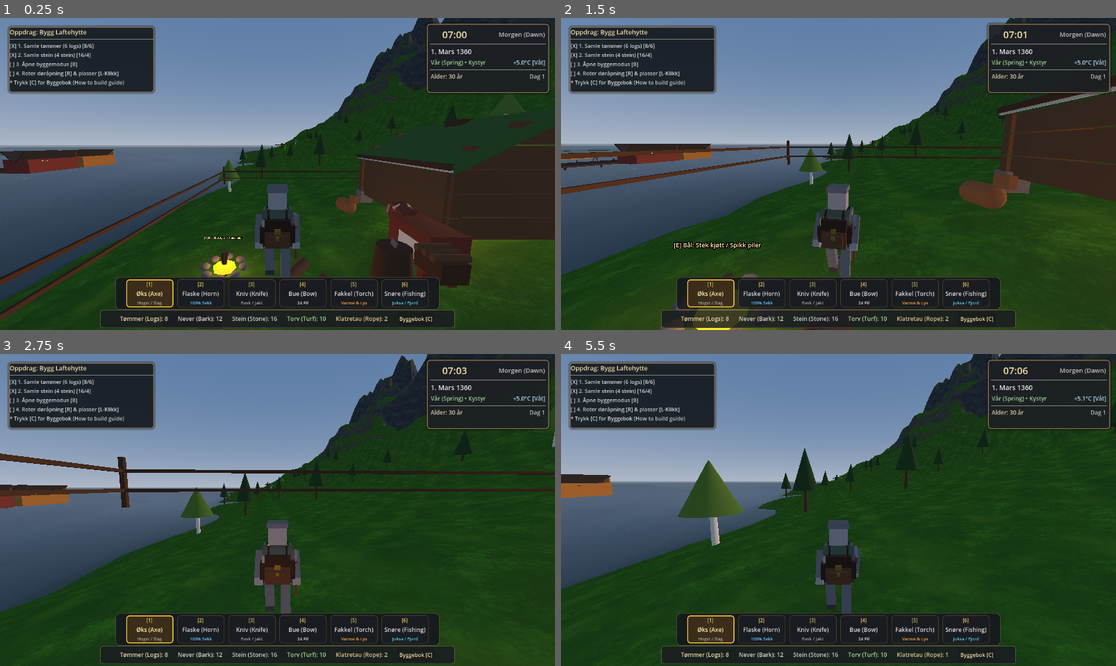
Above: before the commit, frames 1-4 (two rows, left to right).
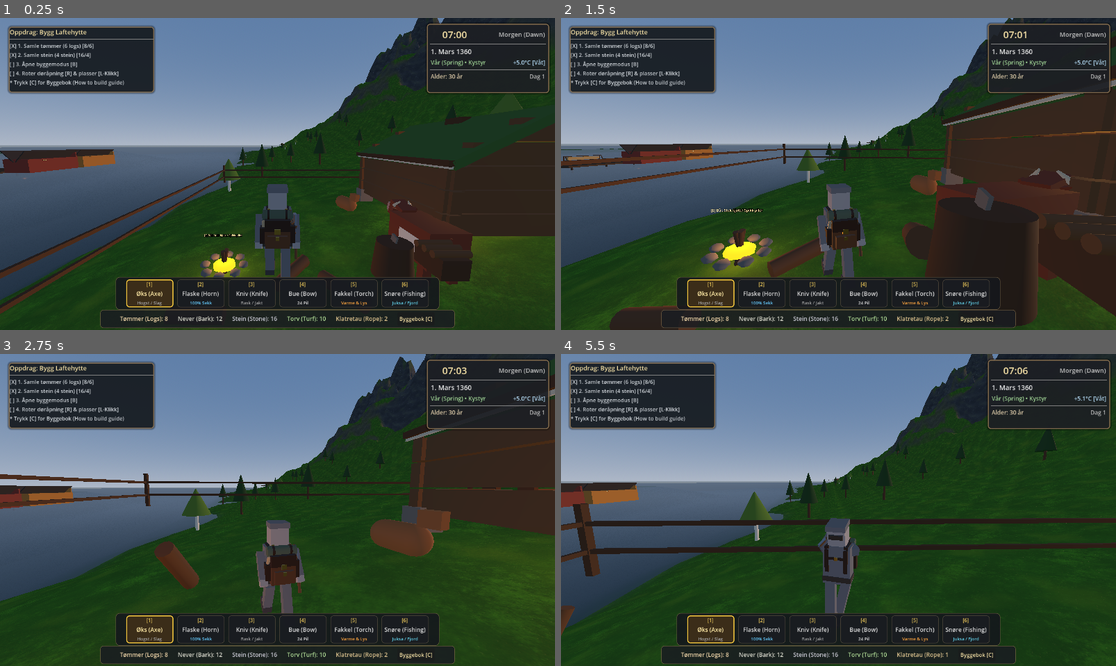
Above: after the commit, the same moments.

Repository: erlfas/medieval-bergen
Game: Godot game, scene res://scenes/main.tscn
Same seed, same stepped clock (60 frames per second), same inputs: the game is played once before the commit and once after it.
Inputs (mouse positions are in pixels of both pictures, inside the frame that each line leads up to):
- Up to frame 1 (0.25 s): no input
- Up to frame 2 (1.5 s): tap Enter at 0.5 s; move the mouse to (866, 174) at 0.52 s; hold Shift (sprint) 0.53-1.28 s; hold W (move_forward) from 0.53 s (still down); click (866, 174) at 0.67 s; tap Space (jump) at 0.77, 0.8, 1.07, 1.35 s; move the mouse to (810, 174) at 1.27 s
- Up to frame 3 (2.75 s): keep holding W (move_forward); tap Space (jump) at 1.52, 1.82, 2.3 s; tap Shift (sprint) at 1.55 s; move the mouse to (288, 503) at 2.02 s; hold Tab (cycle_piece_next) from 2.03 s (still down)
- Up to frame 4 (5.5 s): keep holding W (move_forward); move the mouse to (832, 516) at 2.77 s; release Tab (cycle_piece_next) at 2.78 s; tap Q (cycle_piece_prev) at 2.85 s; click (832, 516) at 2.92 s; tap Space (jump) at 3.02, 3.32, 3.77, 3.8, 4.07, 4.52, 4.82, 5.3 s; tap Shift (sprint) at 3.05, 4.55 s; move the mouse to (877, 513) at 3.52 s; hold T (deploy_rope) 3.53-4.28 s; move the mouse to (794, 506) at 4.27 s; tap H (eat_food) at 4.35 s; move the mouse to (844, 510) at 5.02 s; hold E (interact) from 5.03 s (still down); click (844, 510) at 5.17 s

The runs differ from the first frame. In frame 1, 4.6% of the frame differs, in the area x 0-100%, y 0-100%; in frame 2, 22%; in frame 3, 14%; in frame 4, 11%.

Commit message:
feat(player): implement kinematic acceleration, jump buffering, and slope physics

Diff:
--- a/scripts/player/settler_controller.gd
+++ b/scripts/player/settler_controller.gd
@@ -18,6 +18,16 @@
 @export var jump_velocity: float = 4.5
 @export var mouse_sensitivity: float = 0.0025
 
+@export_group("Kinematic Movement & Inertia (Stage 1)")
+@export var ground_acceleration: float = 15.0
+@export var ground_deceleration: float = 24.0
+@export var braking_deceleration: float = 34.0
+@export var air_acceleration: float = 5.0
+@export var jump_buffer_time: float = 0.14
+@export var coyote_time: float = 0.12
+@export var fall_gravity_multiplier: float = 1.35
+@export var slope_speed_factor: float = 0.35
+
 @export_group("Camera View")
 @export var is_third_person: bool = true
 @export var target_cam_distance: float = 3.2
@@ -62,12 +72,21 @@
 var cam_pitch: float = deg_to_rad(-8.0)
 var current_cam_distance: float = 3.2
 
+# Stage 1 Kinematic jump buffering & coyote timers
+var _coyote_timer: float = 0.0
+var _jump_buffer_timer: float = 0.0
+
 func _enter_tree() -> void:
 	_ensure_box_man_model()
 
 func _ready() -> void:
 	add_to_group("settler")
 	Input.mouse_mode = Input.MOUSE_MODE_CAPTURED
+
+	# CharacterBody3D floor snap and anti-snag slope configuration
+	floor_snap_length = 0.35
+	floor_constant_speed = true
+	floor_max_angle = deg_to_rad(48.0)
 	if get_tree():
 		terrain_generator = get_tree().get_first_node_in_group("terrain_generator") as BergenTerrainGenerator
 
@@ -270,6 +289,17 @@
 func _physics_process(delta: float) -> void:
 	if _climb_cooldown > 0.0:
 		_climb_cooldown -= delta
+
+	# Jump buffer timer and coyote timer update
+	if Input.is_action_just_pressed("jump"):
+		_jump_buffer_timer = jump_buffer_time
+	elif _jump_buffer_timer > 0.0:
+		_jump_buffer_timer = maxf(0.0, _jump_buffer_timer - delta)
+
+	if is_on_floor() and not is_swimming and not is_climbing and not is_on_rope:
+		_coyote_timer = coyote_time
+	elif _coyote_timer > 0.0:
+		_coyote_timer = maxf(0.0, _coyote_timer - delta)
 
 	# Direction relative to camera view (Task 1)
 	var input_dir := Input.get_vector("move_left", "move_right", "move_forward", "move_backward")
@@ -466,36 +496,72 @@
 			survival_stats.wetness = minf(100.0, survival_stats.wetness + 25.0 * delta)
 
 	else:
-		# NORMAL GROUND / AIR MOVEMENT (Task 1)
-		if not is_on_floor():
-			velocity.y -= gravity * delta
-
-		# Jump
-		if Input.is_action_just_pressed("jump") and is_on_floor():
+		# NORMAL GROUND / AIR MOVEMENT (Stage 1 Kinematic Physics)
+		var on_floor := is_on_floor()
+
+		# Snappier gravity curve: heavier fall gravity for physical, responsive jump arcs
+		if not on_floor:
+			var current_gravity := gravity * (fall_gravity_multiplier if velocity.y < 0.0 else 1.0)
+			velocity.y -= current_gravity * delta
+
+		# Coyote time & Jump buffering
+		if _jump_buffer_timer > 0.0 and _coyote_timer > 0.0:
 			var stamina_cost := 16.0 if is_carrying_log else 12.0
 			if survival_stats.consume_stamina(stamina_cost):
 				velocity.y = jump_velocity
+				_jump_buffer_timer = 0.0
+				_coyote_timer = 0.0
 
 		# Sprinting
 		var can_sprint := not is_carrying_log and survival_stats.stamina > 5.0
-		is_sprinting = Input.is_action_pressed("sprint") and is_on_floor() and can_sprint
+		is_sprinting = Input.is_action_pressed("sprint") and on_floor and can_sprint
 		var base_speed := walk_speed * (0.85 if is_carrying_log else 1.0)
 		var speed := sprint_speed if is_sprinting else base_speed
 
-		if is_sprinting:
+		if is_sprinting and direction != Vector3.ZERO:
 			survival_stats.consume_stamina(10.0 * delta)
 
-		if direction:
-			velocity.x = direction.x * speed
-			velocity.z = direction.z * speed
-
-			# Smooth character turning with WASD relative to camera view (Task 1)
-			if is_third_person:
-				var target_heading := atan2(-direction.x, -direction.z)
-				rotation.y = lerp_angle(rotation.y, target_heading, delta * character_turn_speed)
-		else:
-			velocity.x = move_toward(velocity.x, 0.0, speed)
-			velocity.z = move_toward(velocity.z, 0.0, speed)
+		# Slope incline speed modulation
+		var slope_mult := 1.0
+		if on_floor:
+			var floor_norm := get_floor_normal()
+			var slope_ang := floor_norm.angle_to(Vector3.UP)
+			if slope_ang > 0.05 and direction != Vector3.ZERO:
+				var slope_h_dir := Vector3(floor_norm.x, 0.0, floor_norm.z).normalized()
+				var uphill_dot := direction.dot(-slope_h_dir)
+				slope_mult = clampf(1.0 + uphill_dot * sin(slope_ang) * slope_speed_factor * (-1.0 if uphill_dot > 0.0 else 0.4), 0.65, 1.15)
+
+		var target_speed := speed * slope_mult
+		var target_horiz := direction * target_speed
+
+		if on_floor:
+			if direction != Vector3.ZERO:
+				# Active direction reversal braking check
+				var curr_h := Vector2(velocity.x, velocity.z)
+				var targ_h := Vector2(target_horiz.x, target_horiz.z)
+				var is_braking := curr_h.length() > 0.8 and curr_h.normalized().dot(targ_h.normalized()) < -0.2
+				var accel_rate := braking_deceleration if is_braking else ground_acceleration
+
+				velocity.x = move_toward(velocity.x, target_horiz.x, accel_rate * delta)
+				velocity.z = move_toward(velocity.z, target_horiz.z, accel_rate * delta)
+
+				# Smooth character turning with WASD relative to camera view
+				if is_third_person:
+					var target_heading := atan2(-direction.x, -direction.z)
+					rotation.y = lerp_angle(rotation.y, target_heading, delta * character_turn_speed)
+			else:
+				# Ground friction deceleration
+				velocity.x = move_toward(velocity.x, 0.0, ground_deceleration * delta)
+				velocity.z = move_toward(velocity.z, 0.0, ground_deceleration * delta)
+		else:
+			# Airborne momentum preservation with gentle air steering
+			if direction != Vector3.ZERO:
+				velocity.x = move_toward(velocity.x, target_horiz.x, air_acceleration * delta)
+				velocity.z = move_toward(velocity.z, target_horiz.z, air_acceleration * delta)
+			else:
+				# Subtle air drag
+				velocity.x = move_toward(velocity.x, 0.0, 1.2 * delta)
+				velocity.z = move_toward(velocity.z, 0.0, 1.2 * delta)
 
 	move_and_slide()
 
